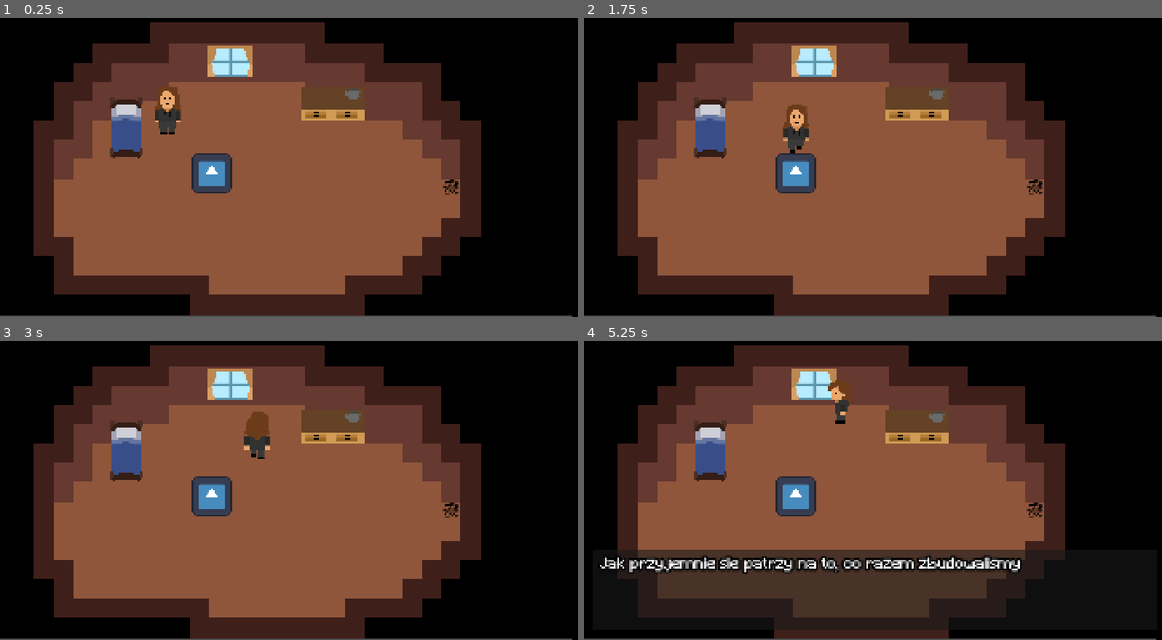
Above: before the commit, frames 1-4 (two rows, left to right).
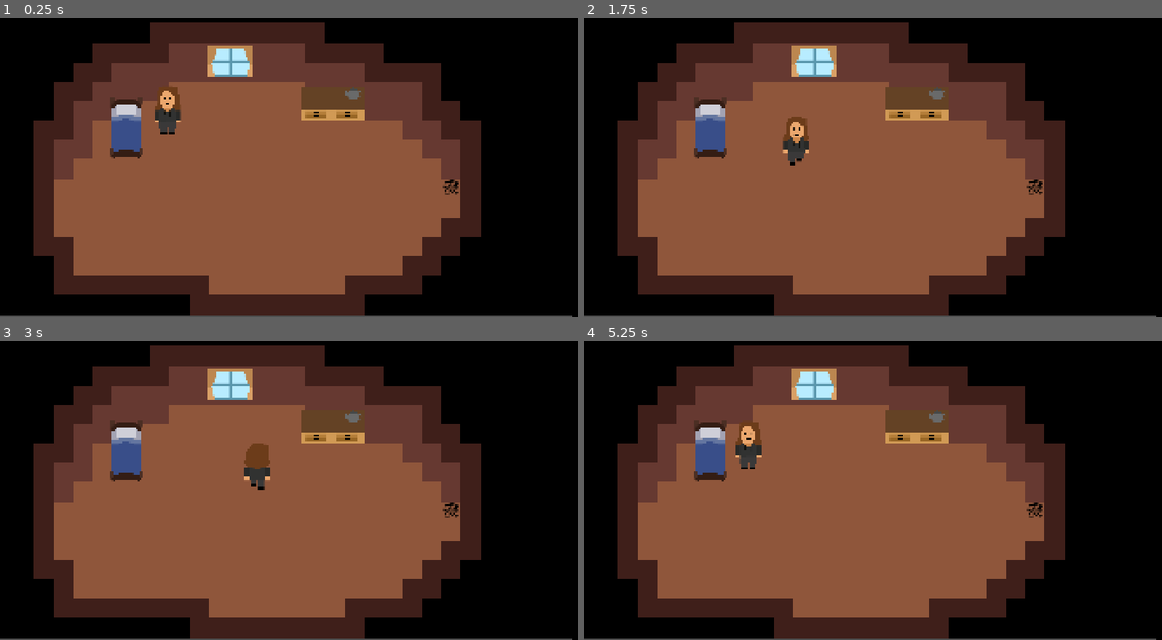
Above: after the commit, the same moments.

Repository: etper/pimpek-rpg-game
Game: Godot game, scene res://main.tscn
Same seed, same stepped clock (60 frames per second), same inputs: the game is played once before the commit and once after it. The engine's default icon, where the game draws it, is replaced by a stand-in: a white triangle on a blue panel in a dark square.
Inputs:
- Up to frame 1 (0.25 s): no input
- Up to frame 2 (1.75 s): tap Enter at 0.5 s; hold D (move_right) 0.53-1.28 s; hold Z (interact) 0.53-1.28 s; hold S (move_down) from 1.28 s (still down); tap Shift (sprint) at 1.35 s
- Up to frame 3 (3 s): release S (move_down) at 2.03 s; hold D (move_right) 2.03-2.78 s; hold Z (interact) 2.03-2.78 s; hold W (move_up) from 2.78 s (still down); tap Shift (sprint) at 2.85 s
- Up to frame 4 (5.25 s): release W (move_up) at 3.53 s; hold Z (interact) 3.53-4.28 s; hold A (move_left) 3.53-5.03 s; tap Shift (sprint) at 4.35 s; hold S (move_down) from 5.03 s (still down); hold Z (interact) from 5.03 s (still down)

The runs differ from the first frame. In frame 1, 0.9% of the frame differs, in the area x 33-41%, y 45-59%; in frame 2, 1.5%; in frame 3, 1.9%; in frame 4, 14%, in the area x 2-77%, y 13-93%.

Commit message:
dialogue portraits

Diff:
--- a/main.tscn
+++ b/main.tscn
@@ -9,6 +9,7 @@
 [ext_resource type="Texture2D" uid="uid://cpl3rdfirur6m" path="res://sprites/bed.png" id="6_5vw27"]
 [ext_resource type="Script" uid="uid://breseuph2k751" path="res://scripts/events/event_command.gd" id="7_5vw27"]
 [ext_resource type="Script" uid="uid://dqkdu1jl2bi1e" path="res://scripts/events/dialogue_event.gd" id="8_kek77"]
+[ext_resource type="Texture2D" uid="uid://dh1xriwaali2b" path="res://sprites/portraits/pimpekIdle.png" id="9_a6jrf"]
 [ext_resource type="Texture2D" uid="uid://b3rq65ifbyo20" path="res://sprites/window.png" id="9_kek77"]
 [ext_resource type="Texture2D" uid="uid://43jgenmr14kj" path="res://sprites/kitchen countertop.png" id="11_efxa6"]
 [ext_resource type="Texture2D" uid="uid://dgc05q2fx6ilg" path="res://sprites/teapot.png" id="12_dg77c"]
@@ -22,10 +23,9 @@
 [ext_resource type="Script" uid="uid://e48rq7o4roy3" path="res://scripts/events/disable_interactable.gd" id="19_82xsv"]
 [ext_resource type="Texture2D" uid="uid://icrheki1yq2y" path="res://sprites/ants.png" id="21_getpj"]
 [ext_resource type="Resource" uid="uid://c6u5ajvayp0x6" path="res://enemies/ant.tres" id="22_d13ii"]
+[ext_resource type="Texture2D" uid="uid://ex67q137t3d5" path="res://sprites/portraits/pimpekHuh.png" id="22_lswn8"]
 [ext_resource type="Script" uid="uid://bkgurhpwesdqe" path="res://scripts/events/start_battle.gd" id="22_ryguw"]
 [ext_resource type="PackedScene" uid="uid://bmceh7bop7par" path="res://scenes/item_notifications.tscn" id="24_1u8w0"]
-[ext_resource type="Texture2D" uid="uid://c6lra44g0pvrh" path="res://sprites/icon.svg" id="25_lswn8"]
-[ext_resource type="Script" uid="uid://bukwlb3ropmuc" path="res://scripts/events/remove_item.gd" id="26_a6jrf"]
 
 [sub_resource type="TileSetAtlasSource" id="TileSetAtlasSource_5vw27"]
 texture = ExtResource("1_5vw27")
@@ -125,11 +125,13 @@
 [sub_resource type="Resource" id="Resource_7mycd"]
 script = ExtResource("8_kek77")
 text = "Niewiarygodne jest to, jak wygodne jest to lozko"
+expression = ExtResource("9_a6jrf")
 metadata/_custom_type_script = "uid://dqkdu1jl2bi1e"
 
 [sub_resource type="Resource" id="Resource_kek77"]
 script = ExtResource("8_kek77")
 text = "Jak przyjemnie sie patrzy na to, co razem zbudowalismy"
+expression = ExtResource("9_a6jrf")
 metadata/_custom_type_script = "uid://dqkdu1jl2bi1e"
 
 [sub_resource type="Resource" id="Resource_vivmo"]
@@ -177,6 +179,7 @@
 [sub_resource type="Resource" id="Resource_ryguw"]
 script = ExtResource("8_kek77")
 text = "Zastanawialem sie, gdzie to zostawilem!"
+expression = ExtResource("22_lswn8")
 metadata/_custom_type_script = "uid://dqkdu1jl2bi1e"
 
 [sub_resource type="Resource" id="Resource_0odxb"]
@@ -197,11 +200,6 @@
 script = ExtResource("22_ryguw")
 enemy = ExtResource("22_d13ii")
 metadata/_custom_type_script = "uid://bkgurhpwesdqe"
-
-[sub_resource type="Resource" id="Resource_15o7b"]
-script = ExtResource("26_a6jrf")
-item_id = "Stare Skarpetki"
-metadata/_custom_type_script = "uid://bukwlb3ropmuc"
 
 [node name="Main" type="Node2D" unique_id=1148531345]
 
@@ -227,6 +225,45 @@
 offset_top = 781.0
 offset_right = 1889.0
 offset_bottom = 1047.0
+
+[node name="ColorRect" type="ColorRect" parent="UI/DialogueBox" unique_id=25249431]
+layout_mode = 0
+offset_right = 1862.0
+offset_bottom = 266.0
+color = Color(0.84705883, 0.62352943, 0.39607844, 1)
+
+[node name="Portrait" type="TextureRect" parent="UI/DialogueBox" unique_id=211297603]
+layout_mode = 0
+offset_left = 6.0
+offset_top = 7.0
+offset_right = 270.0
+offset_bottom = 259.0
+
+[node name="ColorRect2" type="ColorRect" parent="UI/DialogueBox" unique_id=1055331714]
+layout_mode = 0
+offset_top = 259.0
+offset_right = 1861.0
+offset_bottom = 266.0
+color = Color(0.47988033, 0.32600692, 0.16230214, 1)
+
+[node name="ColorRect3" type="ColorRect" parent="UI/DialogueBox" unique_id=1572380928]
+layout_mode = 0
+offset_right = 1862.0
+offset_bottom = 7.0
+color = Color(0.47988033, 0.32600692, 0.16230214, 1)
+
+[node name="ColorRect4" type="ColorRect" parent="UI/DialogueBox" unique_id=1241831911]
+layout_mode = 0
+offset_right = 6.0
+offset_bottom = 261.0
+color = Color(0.47988033, 0.32600692, 0.16230214, 1)
+
+[node name="ColorRect5" type="ColorRect" parent="UI/DialogueBox" unique_id=1152632969]
+layout_mode = 0
+offset_left = 1856.0
+offset_right = 1862.0
+offset_bottom = 266.0
+color = Color(0.47988033, 0.32600692, 0.16230214, 1)
 
 [node name="MarginContainer" type="MarginContainer" parent="UI/DialogueBox" unique_id=604527061]
 layout_mode = 0
@@ -334,11 +371,6 @@
 
 [node name="ItemNotifications" parent="." unique_id=296417052 instance=ExtResource("24_1u8w0")]
 
-[node name="Interactable" parent="." unique_id=1064737833 instance=ExtResource("3_h2yge")]
-position = Vector2(698, 606)
-sprite = ExtResource("25_lswn8")
-events = Array[ExtResource("7_5vw27")]([SubResource("Resource_15o7b")])
-
 [editable path="Bed"]
 [editable path="Teapot"]
 [editable path="KitchenCountertop2"]
--- a/scenes/game_menu.tscn
+++ b/scenes/game_menu.tscn
@@ -1,30 +1,69 @@
 [gd_scene format=3 uid="uid://cp4unsyp7l3t0"]
 
 [ext_resource type="Script" uid="uid://dfbpke6qkc8b3" path="res://scenes/game_menu.gd" id="1_qdaa4"]
+[ext_resource type="FontFile" uid="uid://n6apm5jh3r76" path="res://Minecraft.ttf" id="2_vrsc2"]
 
 [node name="GameMenu" type="CanvasLayer" unique_id=1573289332]
 script = ExtResource("1_qdaa4")
 
 [node name="Panel" type="Panel" parent="." unique_id=1477923939]
-offset_right = 1917.0
+offset_right = 1920.0
 offset_bottom = 1080.0
+
+[node name="ColorRect" type="ColorRect" parent="Panel" unique_id=565813725]
+layout_mode = 0
+offset_right = 1919.0
+offset_bottom = 1077.0
+color = Color(0.84705883, 0.62352943, 0.39607844, 1)
+
+[node name="ColorRect2" type="ColorRect" parent="Panel" unique_id=150184807]
+layout_mode = 0
+offset_top = 1073.0
+offset_right = 1920.0
+offset_bottom = 1080.0
+color = Color(0.47988033, 0.32600692, 0.16230214, 1)
+
+[node name="ColorRect3" type="ColorRect" parent="Panel" unique_id=1966348404]
+layout_mode = 0
+offset_right = 1920.0
+offset_bottom = 7.0
+color = Color(0.47988033, 0.32600692, 0.16230214, 1)
+
+[node name="ColorRect4" type="ColorRect" parent="Panel" unique_id=943879248]
+layout_mode = 0
+offset_right = 6.0
+offset_bottom = 1074.0
+color = Color(0.47988033, 0.32600692, 0.16230214, 1)
+
+[node name="ColorRect5" type="ColorRect" parent="Panel" unique_id=106906019]
+layout_mode = 0
+offset_left = 1914.0
+offset_right = 1920.0
+offset_bottom = 1074.0
+color = Color(0.47988033, 0.32600692, 0.16230214, 1)
 
 [node name="MarginContainer" type="MarginContainer" parent="Panel" unique_id=1692875265]
 layout_mode = 0
-offset_right = 40.0
-offset_bottom = 40.0
+offset_left = 13.0
+offset_top = 14.0
+offset_right = 319.0
+offset_bottom = 140.0
 
 [node name="VBoxContainer" type="VBoxContainer" parent="Panel/MarginContainer" unique_id=1546400210]
 layout_mode = 2
 
 [node name="Title" type="Label" parent="Panel/MarginContainer/VBoxContainer" unique_id=1876141184]
 layout_mode = 2
-theme_override_font_sizes/font_size = 44
+theme_override_constants/outline_size = 20
+theme_override_fonts/font = ExtResource("2_vrsc2")
+theme_override_font_sizes/font_size = 50
 text = "GAME MENU"
 
 [node name="Inventory" type="Label" parent="Panel/MarginContainer/VBoxContainer" unique_id=1004645893]
 layout_mode = 2
-theme_override_font_sizes/font_size = 44
+theme_override_constants/outline_size = 20
+theme_override_fonts/font = ExtResource("2_vrsc2")
+theme_override_font_sizes/font_size = 50
 text = "INVENTORY"
 
 [node name="InventoryPanel" type="Panel" parent="Panel" unique_id=1361526563]
--- a/scenes/item_notification.tscn
+++ b/scenes/item_notification.tscn
@@ -53,8 +53,6 @@
 [node name="Text" type="Label" parent="Hbox" unique_id=1572428402]
 layout_mode = 2
 size_flags_horizontal = 3
-theme_override_colors/font_color = Color(0.92176855, 0.74146974, 0.5654144, 1)
-theme_override_colors/font_outline_color = Color(0.47843137, 0.3254902, 0.16078432, 1)
 theme_override_constants/outline_size = 20
 theme_override_fonts/font = ExtResource("2_tp5bc")
 theme_override_font_sizes/font_size = 30
--- a/scripts/dialogue.gd
+++ b/scripts/dialogue.gd
@@ -17,9 +17,23 @@
 
 @export var fast_text_multiplier := 4.0
 
-func show_dialogue(text: String):
+@onready var portrait = $DialogueBox/Portrait
+@onready var margin = $DialogueBox/MarginContainer
+
+const NO_PORTRAIT_MARGIN = 0
+const PORTRAIT_MARGIN = 264
+
+func show_dialogue(text: String, expression: Texture2D = null):
 	box.show()
 	options_label.hide()
+
+	if expression:
+		portrait.texture = expression
+		portrait.show()
+		margin.add_theme_constant_override("margin_left", PORTRAIT_MARGIN)
+	else:
+		portrait.hide()
+		margin.add_theme_constant_override("margin_left", NO_PORTRAIT_MARGIN)
 
 	label.text = ""
 	finished = false
--- a/scripts/events/dialogue_event.gd
+++ b/scripts/events/dialogue_event.gd
@@ -2,12 +2,13 @@
 class_name DialogueEvent
 
 @export_multiline var text := ""
+@export var expression: Texture2D
 
 func execute(context):
 	var tree = context.get_tree()
 	var ui = tree.current_scene.get_node("UI")
 
-	ui.show_dialogue(text)
+	ui.show_dialogue(text, expression)
 
 	while ui.box.visible:
 		if ui.finished and Input.is_action_just_pressed("interact"):
Binary file added: sprites/portraits/pimpekHuh.png
Not shown, added: sprites/portraits/pimpekHuh.png.import
Binary file added: sprites/portraits/pimpekIdle.png
Not shown, added: sprites/portraits/pimpekIdle.png.import
Binary file added: sprites/portraits/pimpekThink.png
Not shown, added: sprites/portraits/pimpekThink.png.import
